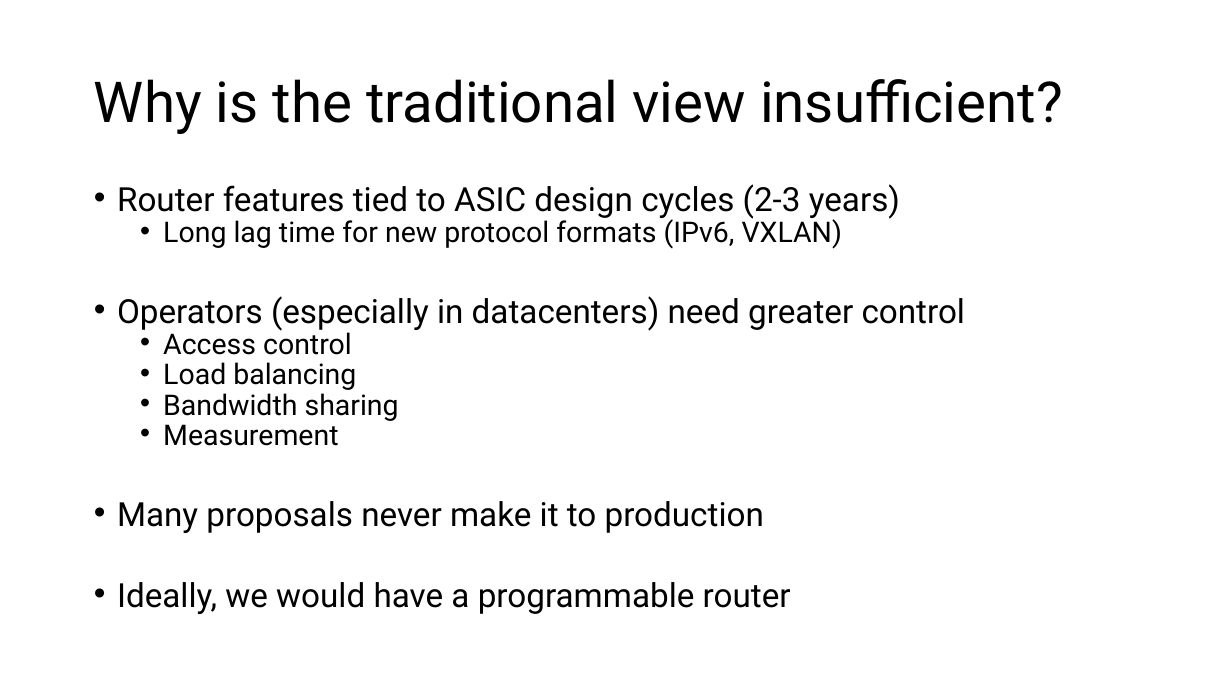
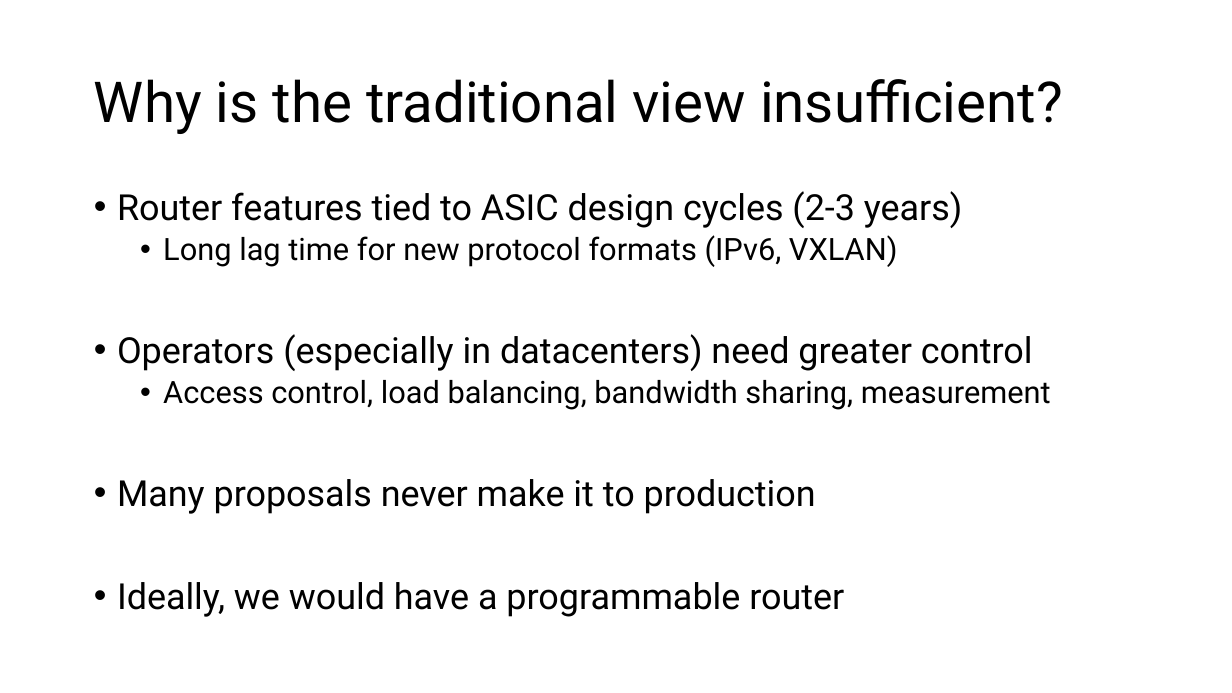
Before and after one commit to anirudhSK/pifo-domino-marple-ppts, a slide deck: slide 4 of domino_pifo.pptx. Drawn at 1232x693 pixels with LibreOffice and Linux fonts; fonts in the diff are those of the drawing. Boxes give left, top, right and bottom in pixels: in the first picture for what was removed or moved away, otherwise in the second. Text is boxed around its words. In the diff, an @@ line names an element or a change of style, - is before the commit and + after.

```diff
--- a/domino_pifo.pptx
+++ b/domino_pifo.pptx
@@ text at bbox=[117, 191, 1033, 617]: size 25.9 to 28 pt in "Router features tied to ASIC design cycles ...", "Operators (especially in datacenters) need greater control", "Many proposals never make it to production", "Ideally, we would have a programmable router"; size 22.2 to 24 pt in "Long lag time for new protocol formats ..."; line spacing 0.7 to 0.9 @@
@@ text at bbox=[163, 380, 1051, 410]: text changed; size 22.2 to 24 pt @@
-  • Access control
-  • Load balancing
-  • Bandwidth sharing
-  • Measurement
+  • Access control, load balancing, bandwidth sharing, measurement
```
Also in this commit, not shown: 11 other slides changed, 4 slides added.
